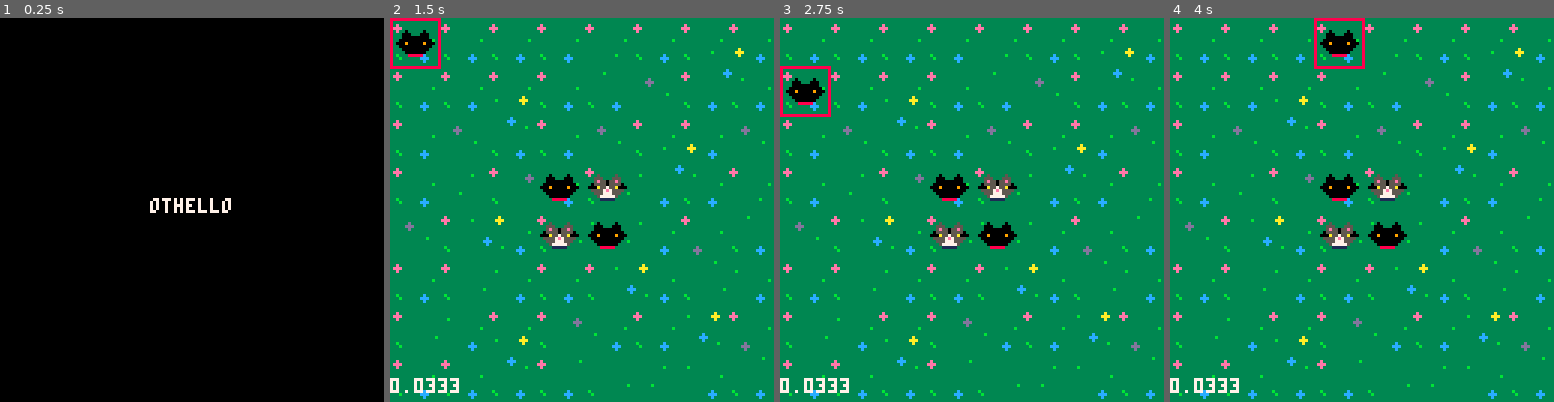
Above: before the commit, frames 1-4 (left to right).
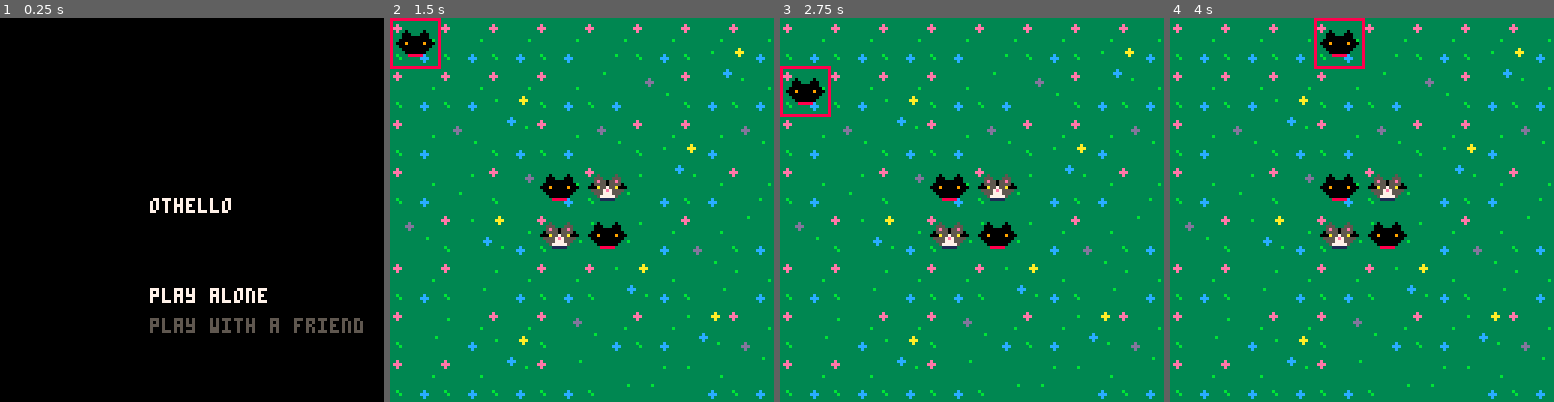
Above: after the commit, the same moments.

Repository: xMunchy/pico8
Game: PICO-8 cartridge othello.p8
Same seed, same stepped clock (60 frames per second), same inputs: the game is played once before the commit and once after it.
Inputs:
- Up to frame 1 (0.25 s): no input
- Up to frame 2 (1.5 s): tap O (Z key) at 0.33, 0.7, 1.43 s; tap X (X key) at 1.07 s
- Up to frame 3 (2.75 s): hold Left 1.97-2.37 s; tap X (X key) at 2.07, 2.4, 2.73 s; tap O (Z key) at 2.22 s; hold Down from 2.42 s (still down)
- Up to frame 4 (4 s): release Down at 2.82 s; hold Right 2.87-3.53 s; tap X (X key) at 3.07, 3.4, 3.73 s; tap O (Z key) at 3.1, 3.98 s; hold Up from 3.58 s (still down)

The runs differ from the first frame. In frame 1, 1.5% of the frame differs, in the area x 39-95%, y 70-83%; in frame 2, 0.3%; in frame 3, 0.3%; in frame 4, 0.3%.

Commit message:
update title screen

Diff:
--- a/othello.p8
+++ b/othello.p8
@@ -6,6 +6,7 @@
 	palt(0,false)
 	palt(15,true)
 	mode = "title"
+	select = 1
 	vs_com = false
   vs_timer = time()
 	vs_max = 0
@@ -54,13 +55,20 @@
 
 function _update60()
 	if mode=="title" then
+		if btnp(2) or btnp(3) then
+			if select==1 then
+				select = 2
+			else
+				select = 1
+			end
+		end
 		if btnp(5) then
 			mode = "game"
-		elseif btnp(4) then
-			mode = "game"
-			vs_com = true
-			player = 0
-			side = p[1]
+			if select==1 then --play vs com
+				vs_com = true
+				player = 0
+				side = p[1]
+			end
 		end
 	elseif mode=="game" then
 		if not vs_com or player==0 then
@@ -153,11 +161,17 @@
 	if mode=="title" then
 		cls()
 		print("othello",50,60,7)
+		if select==1 then
+			print("play alone",50,90,7)
+			print("play with a friend",50,100,5)
+		else
+			print("play alone",50,90,5)
+			print("play with a friend",50,100,7)
+		end
 
 	elseif mode == "game" then
 		cls()
 		map(0,0,0,0)
-		print(vs_timer,0,120,7)
 		--display board
 		show_tokens()
 		--display selection
